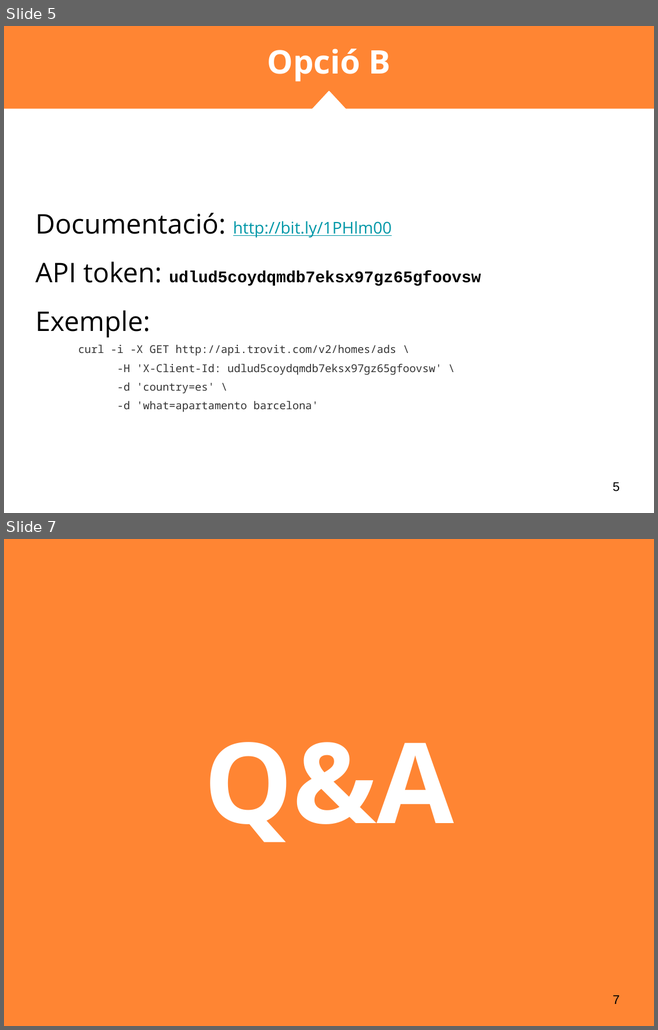
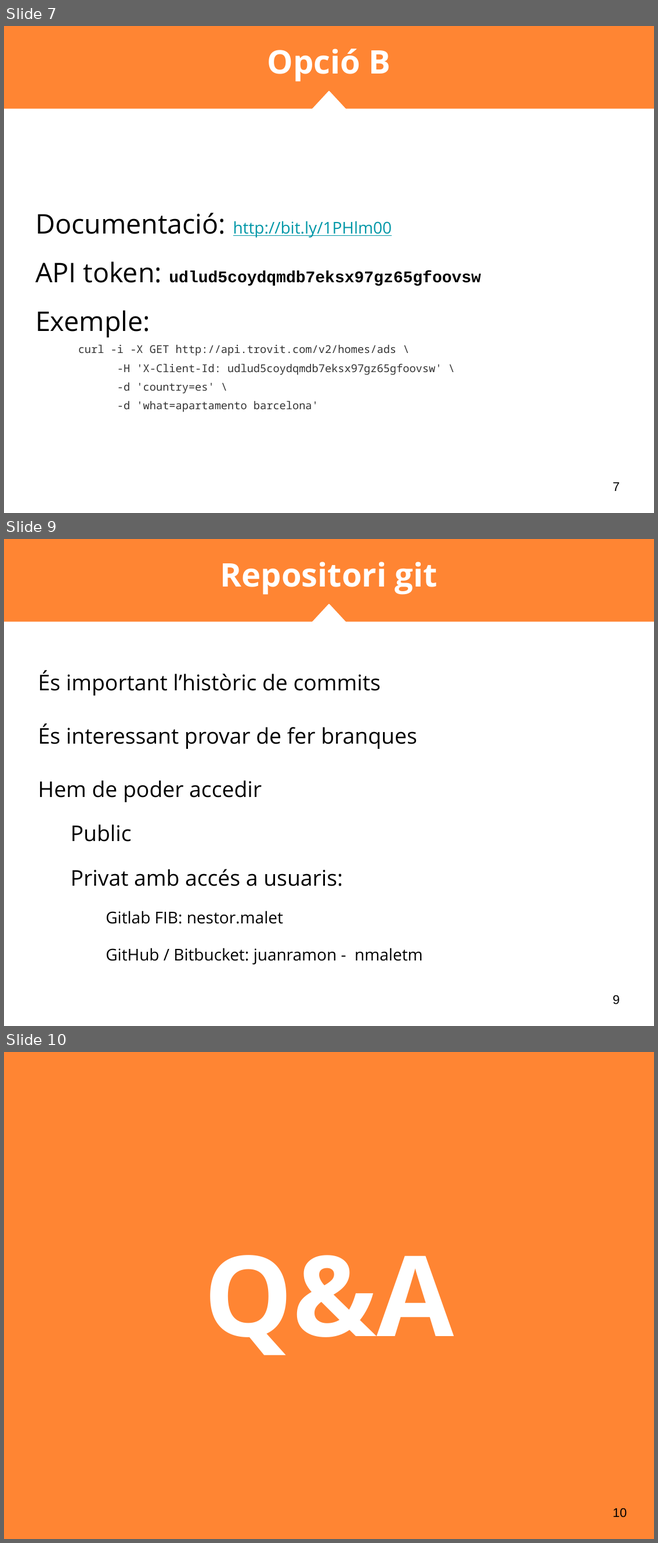
Before and after one commit to nmaletm/git-presentation, a slide deck: Presentations/P1.4 - Enunciats.pptx. Shown one above the other, each under a label of ours: slides 5 and 7 before the commit, slides 7, 9 and 10 after it; the slides between them are not shown. The pictures are 658x1030 and 658x1543 pixels, drawn with LibreOffice and Linux fonts; fonts in the diff are those of the drawing. Boxes give left, top, right and bottom in pixels: in the first picture for what was removed or moved away, otherwise in the second. Text is boxed around its words. In the diff, an @@ line names an element or a change of style, - is before the commit and + after.

```diff
--- a/Presentations/P1.4 - Enunciats.pptx
+++ b/Presentations/P1.4 - Enunciats.pptx
@@ slide 9 added at box(4, 539, 654, 1026), background #FFFFFF; not listed: 4 template elements that a slide beside it also shows @@
@@ title added at box(220, 562, 437, 595), 36 pt, text #FFFFFF, bold @@
+Repositori git
@@ text added at box(38, 670, 422, 965), 24 pt, text #000000 @@
+És important l’històric de commits
+És interessant provar de fer branques
+Hem de poder accedir
+  Public
+  Privat amb accés a usuaris:
+    Gitlab FIB: nestor.malet
+    GitHub / Bitbucket: juanramon - nmaletm
@@ page number added at box(612, 995, 619, 1005), 14 pt, text #000000 @@
+9
@@ what was slide 5 is now slide 7 @@
@@ page number at box(612, 482, 619, 491): text changed @@
-5
+7
@@ what was slide 7 is now slide 10 @@
@@ page number at box(612, 1508, 626, 1518): text changed @@
-7
+10
```
Also in this commit, not shown: 1 slide changed, 2 other slides added, 6 other files.
